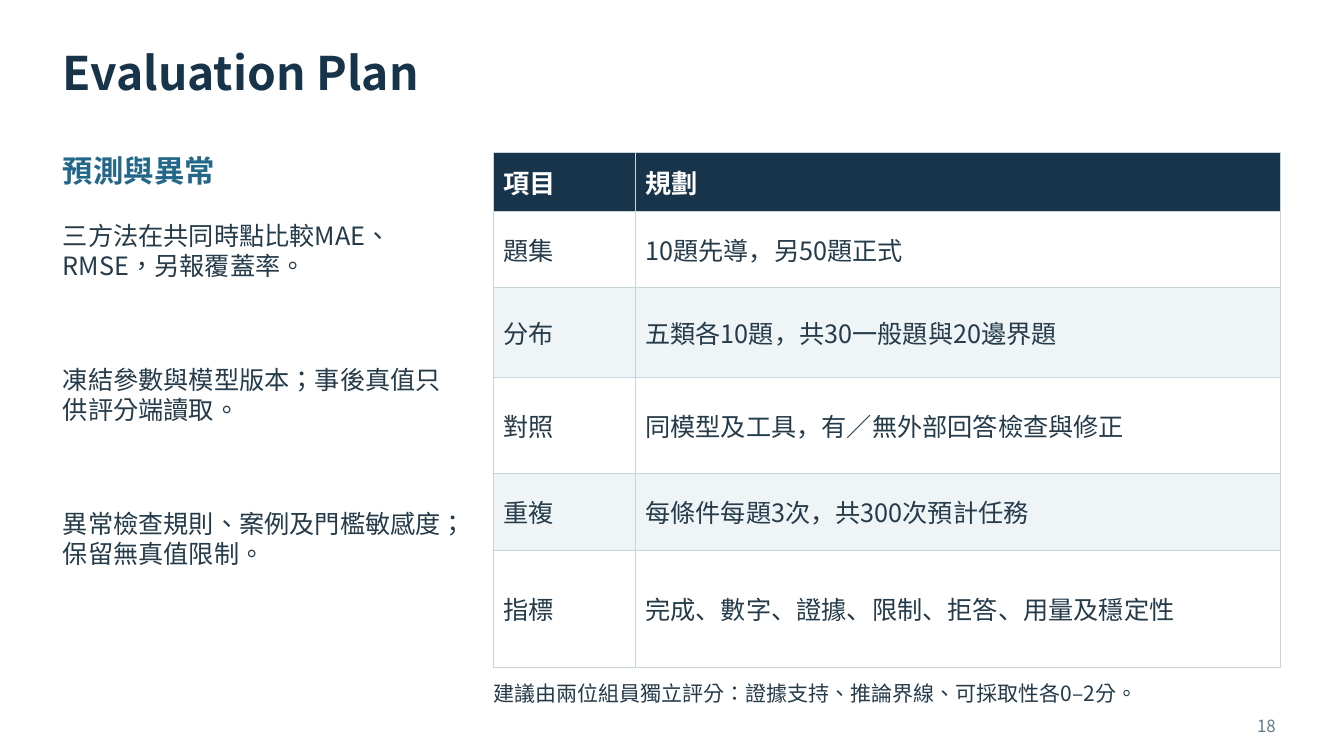
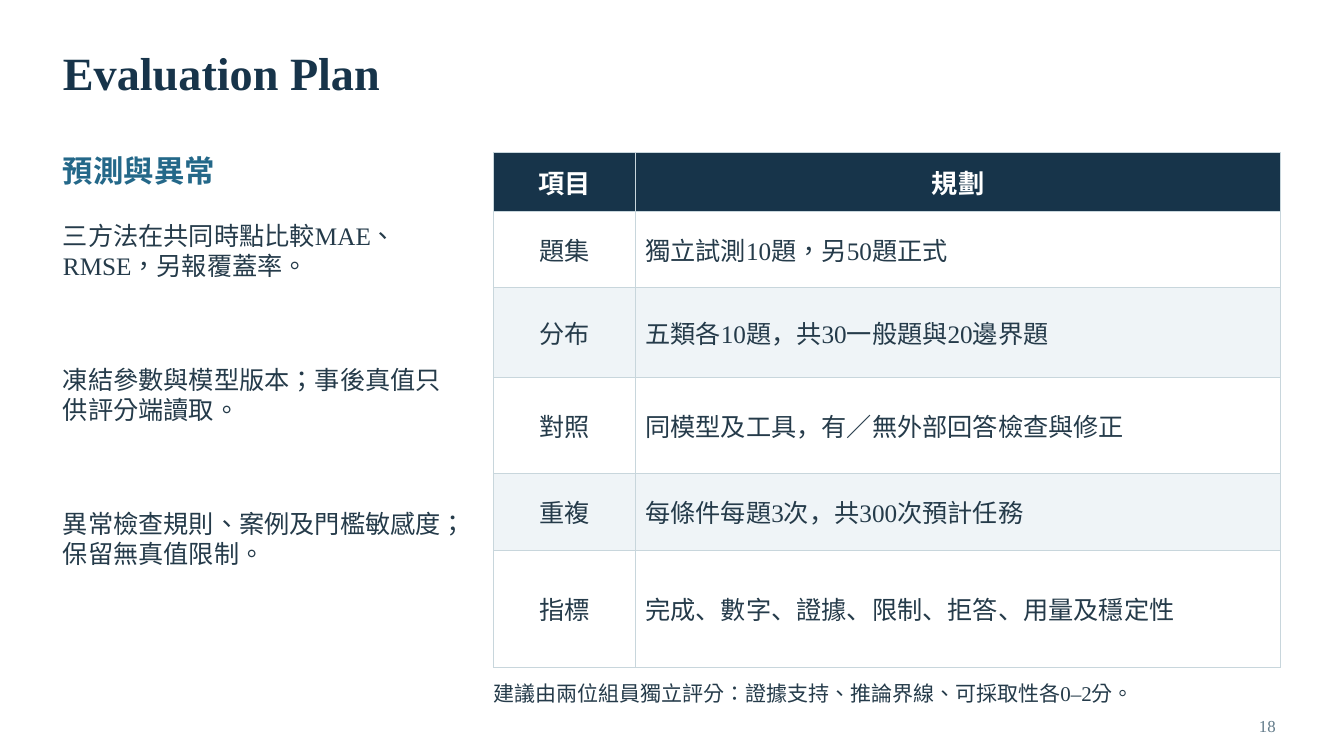
Before and after one commit to lun-09-15/AIoT_Final_Proj, a slide deck: slide 18 of deliverables/Energy_Detective_Proposal.pptx. Drawn at 1344x756 pixels with LibreOffice and Linux fonts; fonts in the diff are those of the drawing. Boxes give left, top, right and bottom in pixels: in the first picture for what was removed or moved away, otherwise in the second. Text is boxed around its words. In the diff, an @@ line names an element or a change of style, - is before the commit and + after.

```diff
--- a/deliverables/Energy_Detective_Proposal.pptx
+++ b/deliverables/Energy_Detective_Proposal.pptx
@@ table at (x1=494, y1=152, x2=1282, y2=667) @@
-row 2, column 2: 10題先導，另50題正式
+row 2, column 2: 獨立試測10題，另50題正式
@@ font Noto Sans CJK TC to Times New Roman in "項目", "規劃", "題集", "分布" and 7 more places @@
@@ alignment left to centre @@
@@ font Noto Sans CJK TC to Times New Roman in 4 elements at (x1=63, y1=58, x2=380, y2=91), (x1=63, y1=223, x2=396, y2=277), (x1=493, y1=683, x2=1134, y2=703), (x1=1259, y1=721, x2=1276, y2=732) @@
```
Also in this commit, not shown: 18 other slides changed, 14 other files.
